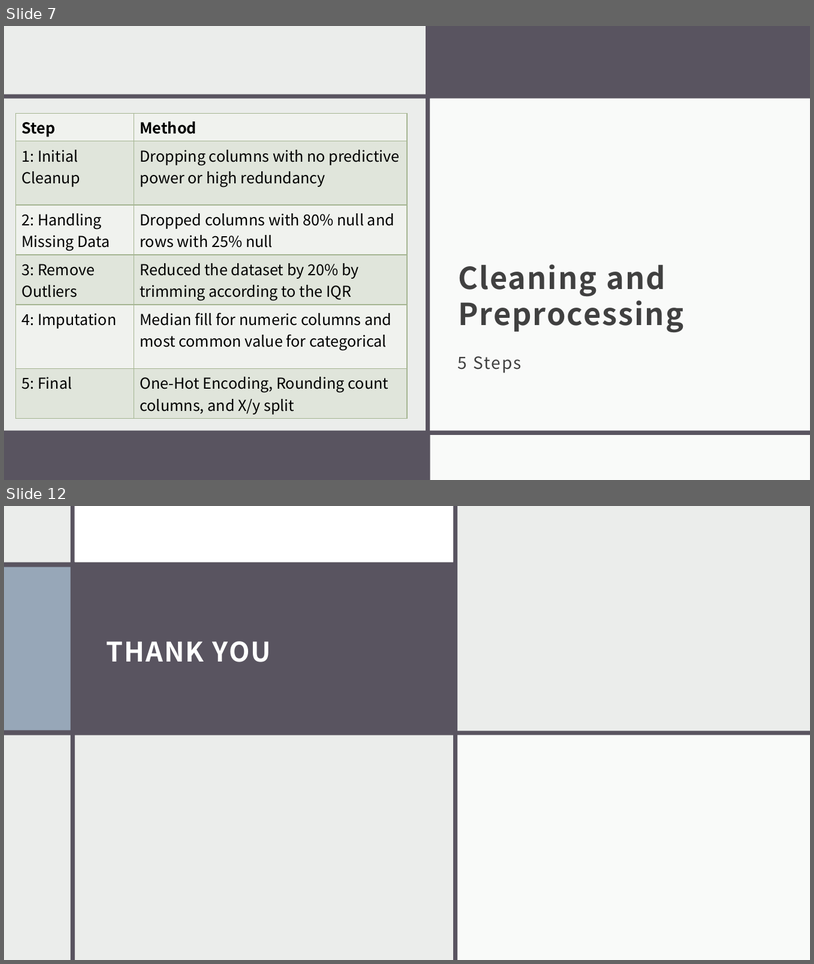
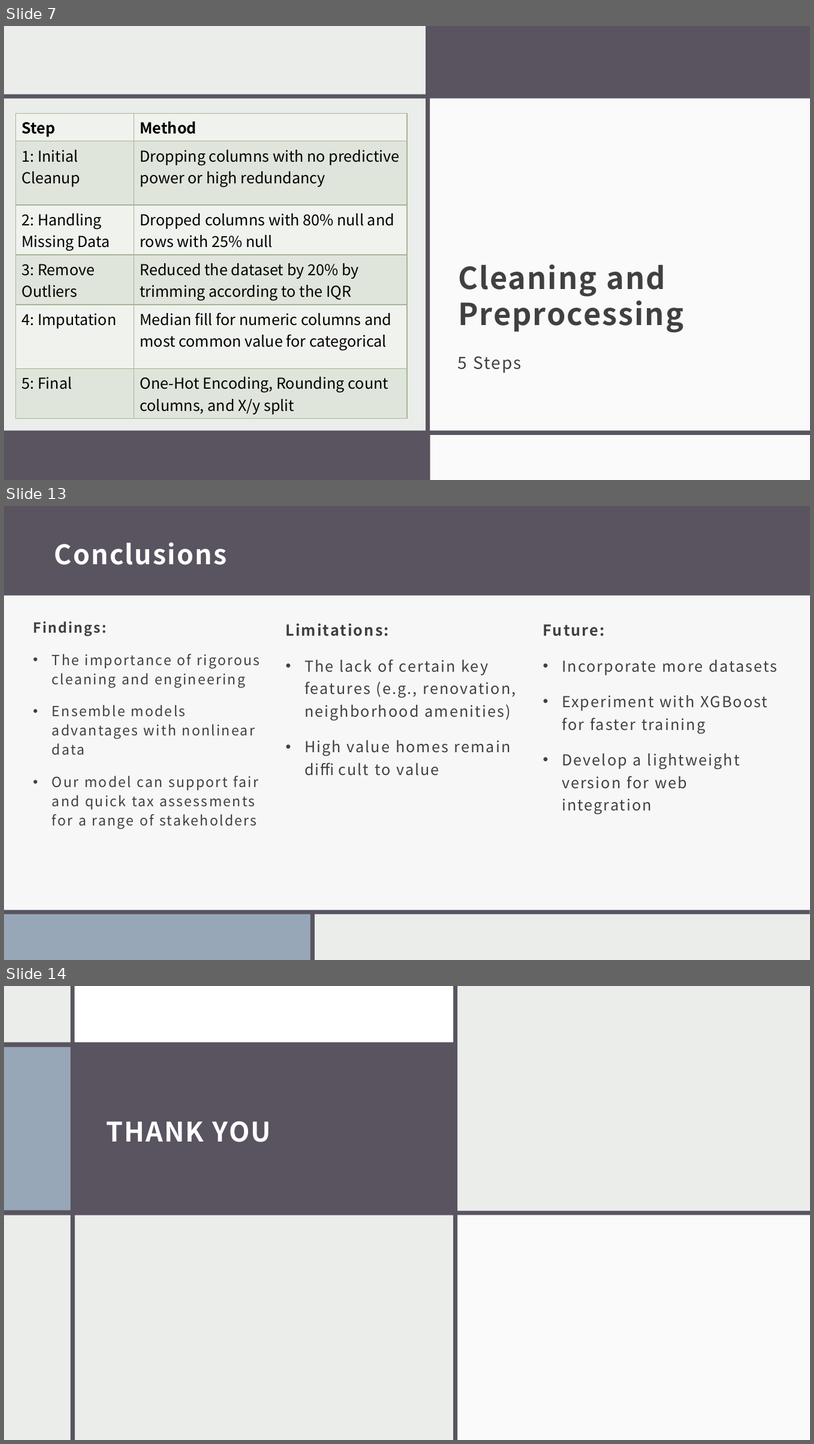
Before and after one commit to shmorhunmsds/ml_final_project, a slide deck: presentation.pptx. Shown one above the other, each under a label of ours: slides 7 and 12 before the commit, slides 7, 13 and 14 after it; the slides between them are not shown. The pictures are 814x964 and 814x1444 pixels, drawn with LibreOffice and Linux fonts; fonts in the diff are those of the drawing. Boxes give left, top, right and bottom in pixels: in the first picture for what was removed or moved away, otherwise in the second. Text is boxed around its words. In the diff, an @@ line names an element or a change of style, - is before the commit and + after.

```diff
--- a/presentation.pptx
+++ b/presentation.pptx
@@ slide 13 added at [4, 506, 810, 960], background #EBEDEB; not listed: 3 template elements that a slide beside it also shows @@
@@ rectangle added at [4, 506, 810, 595], fill #595460 @@
@@ title added at [54, 542, 227, 565], 32 pt, text #FFFFFF, bold @@
+Conclusions
@@ rectangle added at [4, 595, 810, 910], fill #FFFFFF at 60% opacity @@
@@ text added at [33, 621, 260, 829], 16.6 pt, text #404040 @@
+Findings:
+• The importance of rigorous cleaning and engineering
+• Ensemble models advantages with nonlinear data
+• Our model can support fair and quick tax assessments for a range of stakeholders
@@ text added at [286, 623, 516, 775], 18 pt, text #404040 @@
+Limitations:
+• The lack of certain key features (e.g., renovation, neighborhood amenities)
+• High value homes remain difficult to value
@@ text added at [543, 624, 777, 814], 18 pt, text #404040 @@
+Future:
+• Incorporate more datasets
+• Experiment with XGBoost for faster training
+• Develop a lightweight version for web integration
@@ rectangle added at [4, 910, 312, 960], fill #97A7B8 @@
@@ rectangle added at [4, 910, 810, 914], fill #595460 @@
@@ rectangle added at [311, 911, 315, 960], fill #595460 @@
@@ what was slide 12 is now slide 14 @@
```
Also in this commit, not shown: 1 slide changed, 4 other slides added, 3 slides removed.
